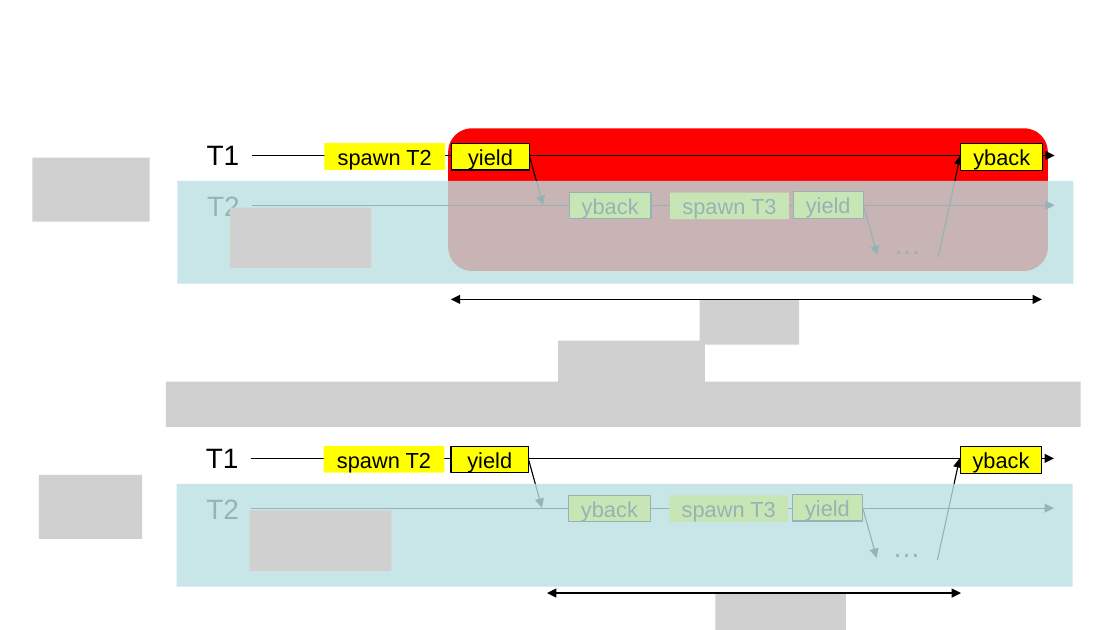
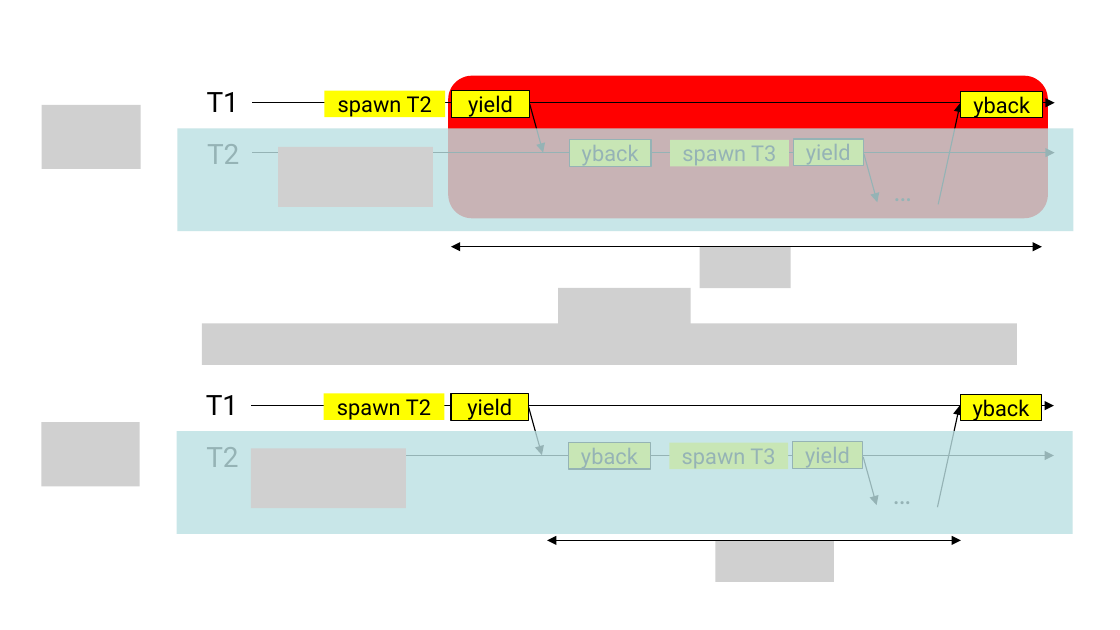
Before and after one commit to jieungkim/phd_thesis, a slide deck: slide 8 of figs/conlink/concurrent_linking.pptx (slide 28 before the commit). Drawn at 1120x630 pixels with LibreOffice and Linux fonts; fonts in the diff are those of the drawing; grey boxes stand for pictures. Boxes give left, top, right and bottom in pixels: in the first picture for what was removed or moved away, otherwise in the second. Text is boxed around its words. In the diff, an @@ line names an element or a change of style, - is before the commit and + after.

```diff
--- a/figs/conlink/concurrent_linking.pptx
+++ b/figs/conlink/concurrent_linking.pptx
@@ picture added at bbox=[41, 105, 140, 169] @@
@@ 10 rectangles, 7 arrows, 4 texts, 2 double arrows, 1 rounded rectangle: place and size @@
-10 rectangles, 7 arrows, 4 texts, 2 double arrows, 1 rounded rectangle at bbox=[177, 129, 1073, 594]
+10 rectangles, 7 arrows, 4 texts, 2 double arrows, 1 rounded rectangle at bbox=[177, 76, 1073, 541]
@@ picture added at bbox=[278, 147, 432, 207] @@
@@ picture removed at bbox=[32, 158, 150, 222] @@
@@ font Arial to Roboto in 18 elements at bbox=[206, 395, 238, 415], bbox=[206, 447, 238, 467], bbox=[324, 393, 445, 420], bbox=[451, 393, 529, 420], bbox=[670, 442, 788, 469], bbox=[569, 442, 651, 469], bbox=[207, 92, 239, 112], bbox=[207, 144, 239, 164], bbox=[325, 91, 446, 118], bbox=[451, 91, 529, 118], bbox=[793, 139, 862, 166], bbox=[670, 140, 788, 167], bbox=[961, 91, 1043, 118], bbox=[569, 140, 651, 167], bbox=[960, 394, 1042, 421], bbox=[793, 441, 862, 468], bbox=[881, 472, 932, 516], bbox=[883, 168, 933, 213] @@
@@ picture removed at bbox=[230, 207, 371, 268] @@
@@ picture added at bbox=[700, 246, 791, 288] @@
@@ picture added at bbox=[558, 288, 690, 329] @@
@@ picture removed at bbox=[700, 299, 800, 344] @@
@@ picture added at bbox=[202, 324, 1017, 365] @@
@@ picture removed at bbox=[558, 340, 704, 385] @@
@@ picture removed at bbox=[166, 382, 1081, 427] @@
@@ 4 rectangles, 3 arrows, 2 texts: place and size @@
-4 rectangles, 3 arrows, 2 texts at bbox=[177, 143, 1073, 569]
+4 rectangles, 3 arrows, 2 texts at bbox=[177, 91, 1073, 516]
@@ picture added at bbox=[41, 422, 140, 486] @@
@@ picture added at bbox=[251, 448, 405, 508] @@
@@ picture removed at bbox=[39, 475, 142, 539] @@
@@ picture removed at bbox=[250, 511, 391, 571] @@
@@ picture added at bbox=[716, 541, 834, 582] @@
@@ picture removed at bbox=[716, 594, 847, 630] @@
```
Also in this commit, not shown: 7 other slides changed, 23 slides removed, 16 other files.
